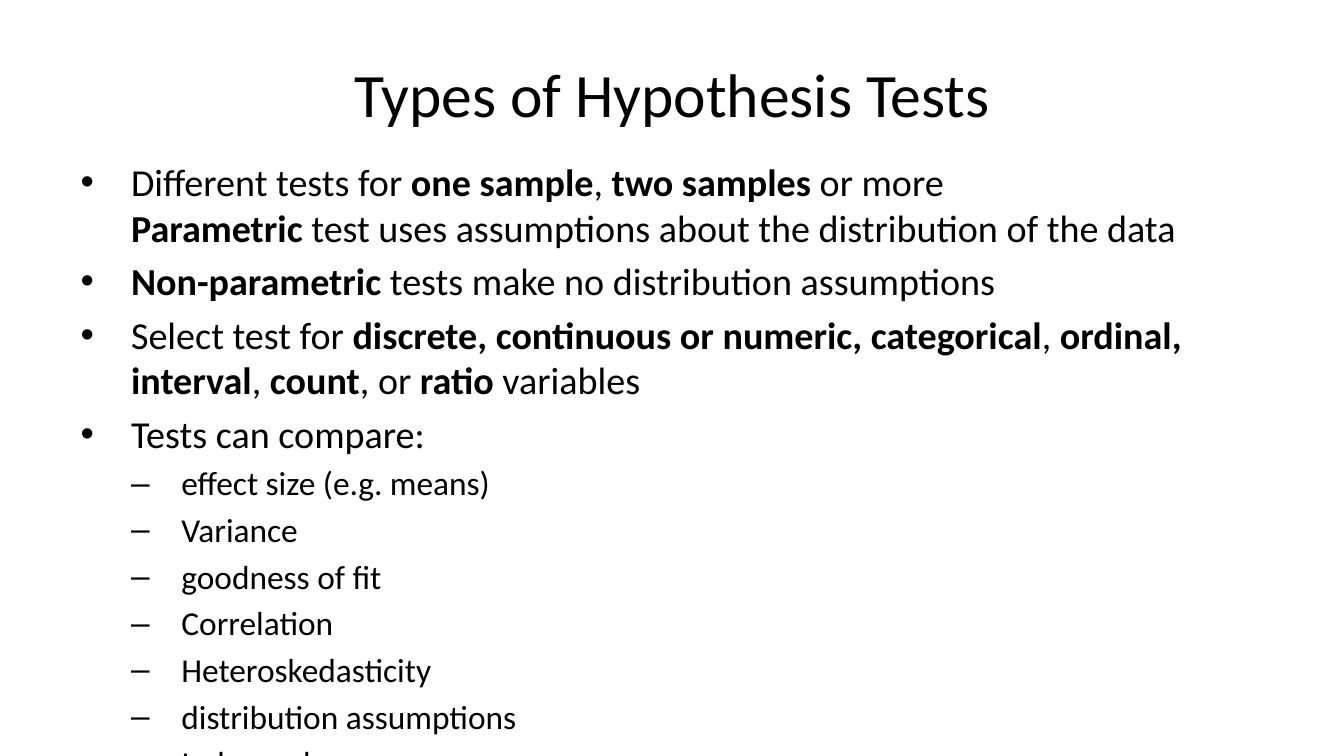
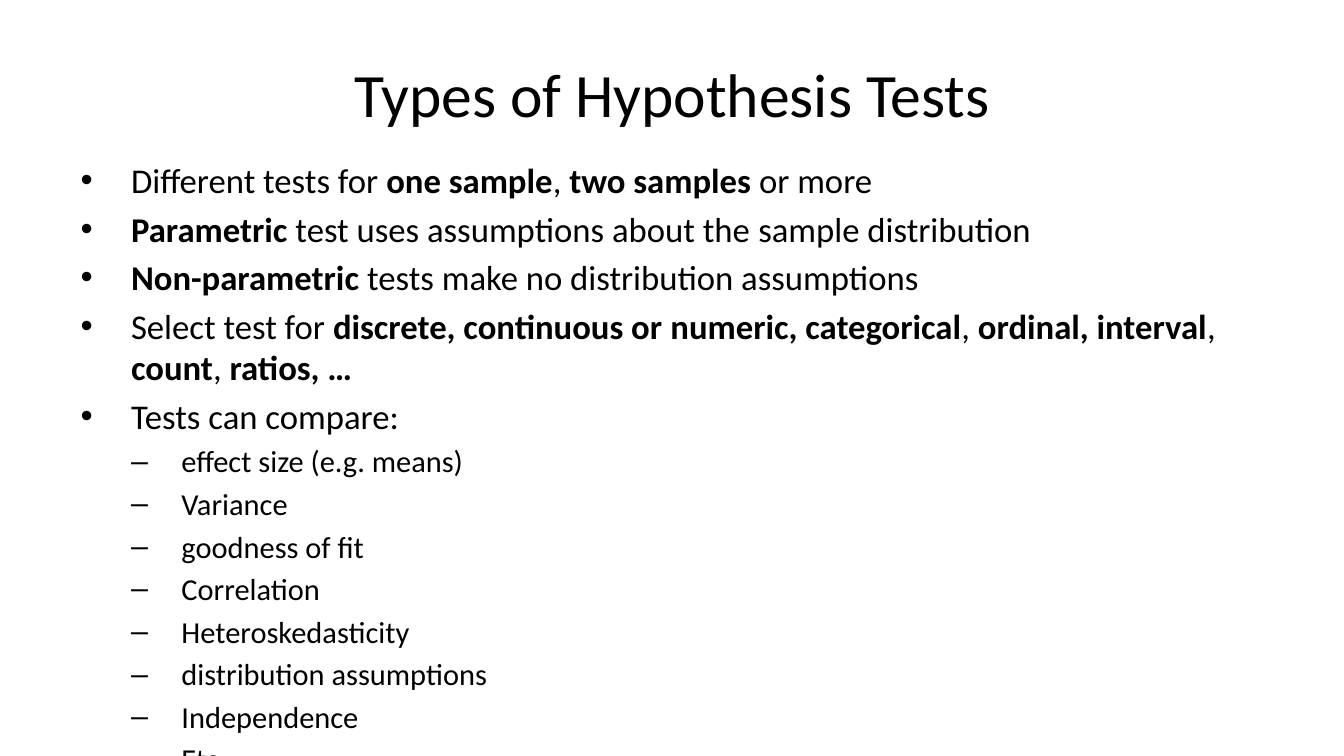
Before and after one commit to StephenElston/CSCI-E-83, a slide deck: slide 5 of LectureSlides/06a_WhyInferenceIsImportant.pptx. Drawn at 1344x756 pixels with LibreOffice and Linux fonts; fonts in the diff are those of the drawing. Boxes give left, top, right and bottom in pixels: in the first picture for what was removed or moved away, otherwise in the second. Text is boxed around its words. In the diff, an @@ line names an element or a change of style, - is before the commit and + after.

```diff
--- a/LectureSlides/06a_WhyInferenceIsImportant.pptx
+++ b/LectureSlides/06a_WhyInferenceIsImportant.pptx
@@ text at [131,168,1030,248]: text changed; size 20.4 to 18.6 pt @@
-• Different tests for one sample, two samples or more
-  Parametric test uses assumptions about the distribution of the data
+• Different tests for one sample, two samples or more
+• Parametric test uses assumptions about the sample distribution
@@ text at [131,265,918,733]: size 20.4 to 18.6 pt in "Non-parametric tests make no distribution assumptions", "Tests can compare:"; size 17.9 to 16.3 pt in "effect size (e.g. means)", "Variance", "goodness of fit", "Correlation" and 4 more places @@
@@ text at [131,314,1216,385]: text changed; size 20.4 to 18.6 pt @@
-• Select test for discrete, continuous or numeric, categorical, ordinal, interval, count, or ratio variables
+• Select test for discrete, continuous or numeric, categorical, ordinal, interval, count, ratios, …
```
Also in this commit, not shown: 2 other slides changed, 1 other file.
